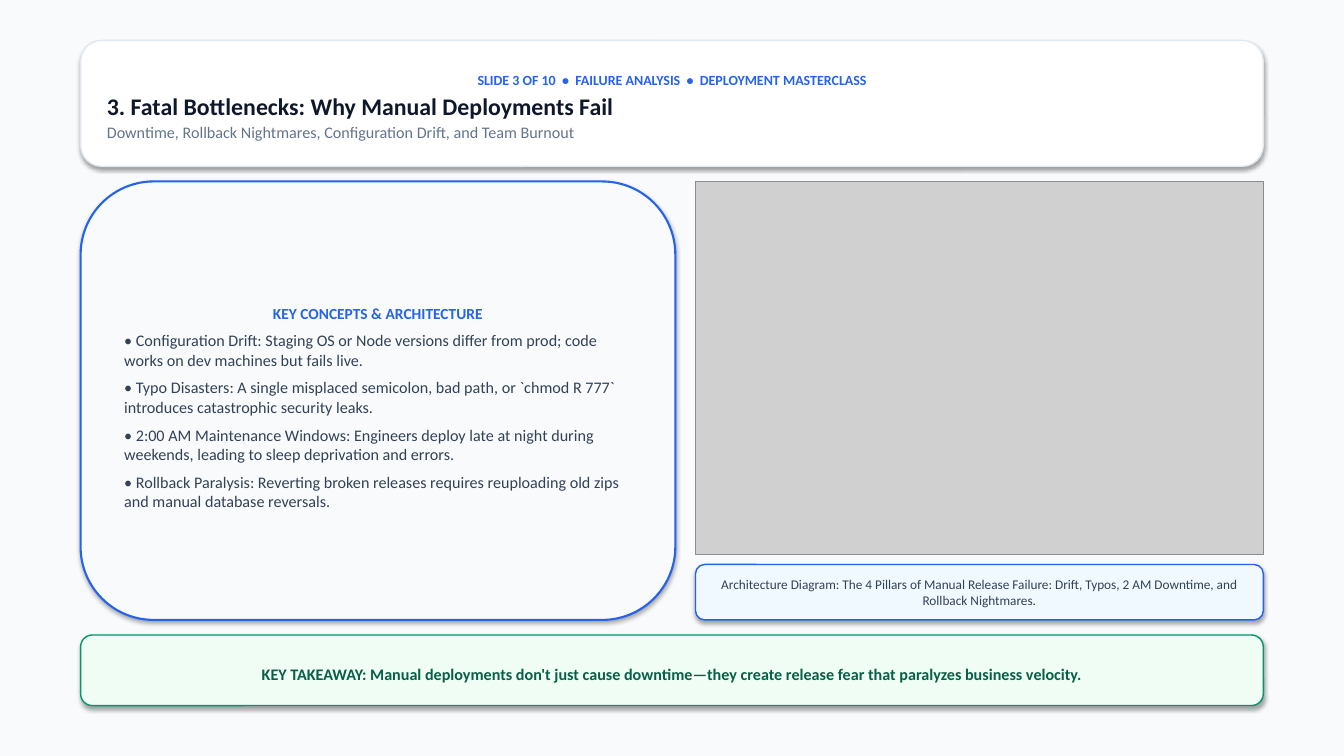
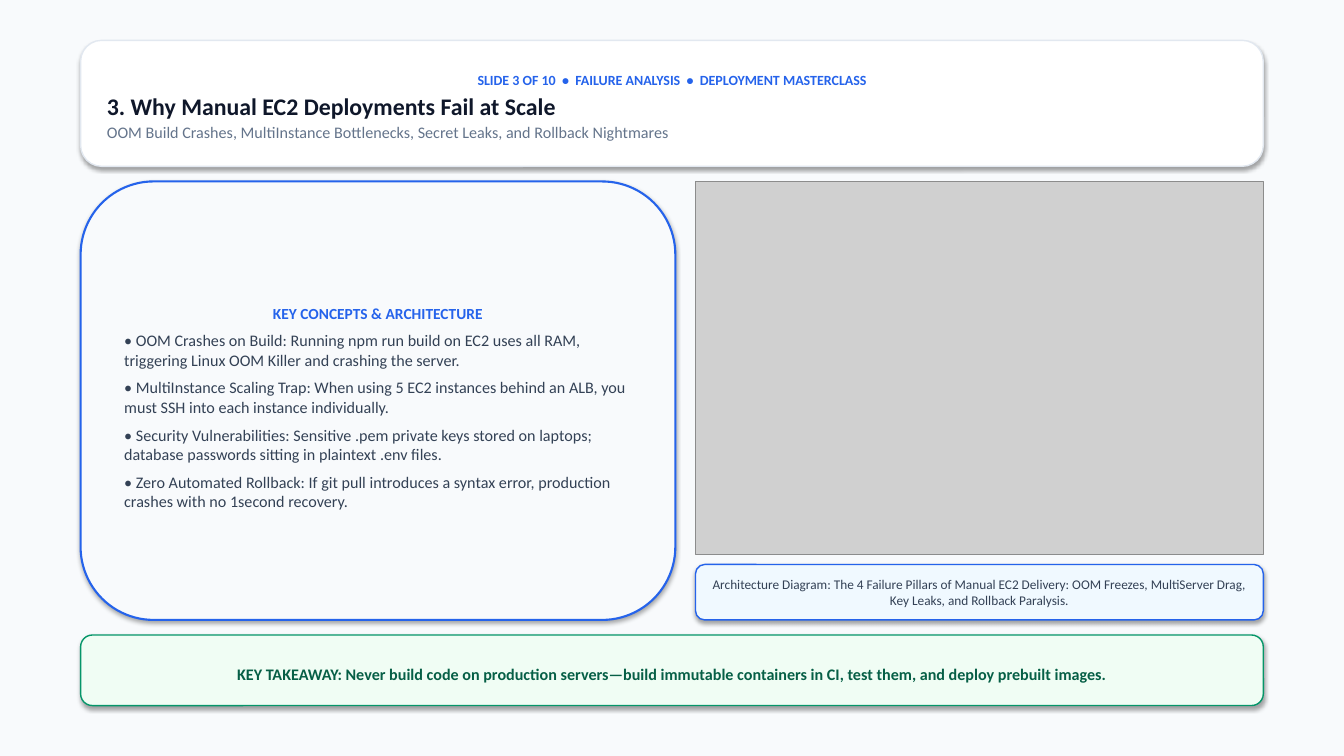
Before and after one commit to aajerabanu0508/cicd-masterclass, a slide deck: slide 4 of Deployment_Masterclass_10_Slides.pptx. Drawn at 1344x756 pixels with LibreOffice and Linux fonts; fonts in the diff are those of the drawing; grey boxes stand for pictures. Boxes give left, top, right and bottom in pixels: in the first picture for what was removed or moved away, otherwise in the second. Text is boxed around its words. In the diff, an @@ line names an element or a change of style, - is before the commit and + after.

Commit message:
feat(deployment): update manual deployment to real-world GitHub push, EC2 SSH, git pull and server build workflow

```diff
--- a/Deployment_Masterclass_10_Slides.pptx
+++ b/Deployment_Masterclass_10_Slides.pptx
@@ text in rounded rectangle at [107,98,669,141]: text changed @@
-3. Fatal Bottlenecks: Why Manual Deployments Fail
-Downtime, Rollback Nightmares, Configuration Drift, and Team Burnout
+3. Why Manual EC2 Deployments Fail at Scale
+OOM Build Crashes, MultiInstance Bottlenecks, Secret Leaks, and Rollback Nightmares
@@ text in rounded rectangle at [124,335,625,510]: text changed @@
-• Configuration Drift: Staging OS or Node versions differ from prod; code works on dev machines but fails live.
-• Typo Disasters: A single misplaced semicolon, bad path, or `chmod R 777` introduces catastrophic security leaks.
-• 2:00 AM Maintenance Windows: Engineers deploy late at night during weekends, leading to sleep deprivation and errors.
-• Rollback Paralysis: Reverting broken releases requires reuploading old zips and manual database reversals.
+• OOM Crashes on Build: Running npm run build on EC2 uses all RAM, triggering Linux OOM Killer and crashing the server.
+• MultiInstance Scaling Trap: When using 5 EC2 instances behind an ALB, you must SSH into each instance individually.
+• Security Vulnerabilities: Sensitive .pem private keys stored on laptops; database passwords sitting in plaintext .env files.
+• Zero Automated Rollback: If git pull introduces a syntax error, production crashes with no 1second recovery.
@@ text in rounded rectangle at [713,579,1246,607]: text changed @@
-Architecture Diagram: The 4 Pillars of Manual Release Failure: Drift, Typos, 2 AM Downtime, and Rollback Nightmares.
+Architecture Diagram: The 4 Failure Pillars of Manual EC2 Delivery: OOM Freezes, MultiServer Drag, Key Leaks, and Rollback Paralysis.
@@ text in rounded rectangle at [237,668,1106,683]: text changed @@
-KEY TAKEAWAY: Manual deployments don't just cause downtime—they create release fear that paralyzes business velocity.
+KEY TAKEAWAY: Never build code on production servers—build immutable containers in CI, test them, and deploy prebuilt images.
```
Also in this commit, not shown: 1 other slide changed, 6 other files.
